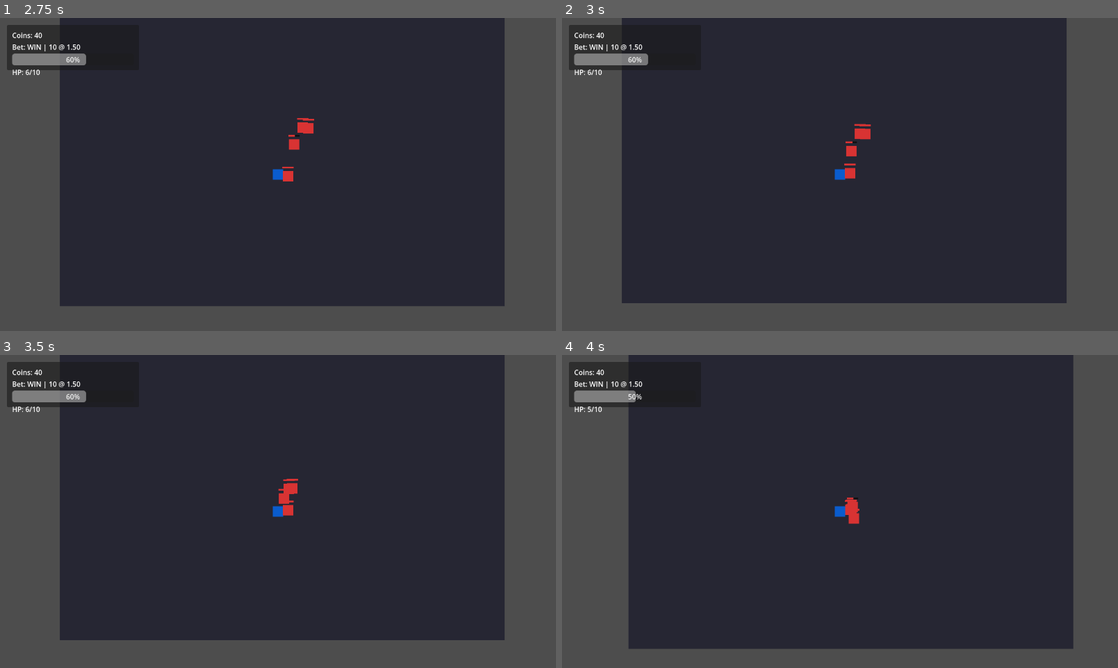
Above: before the commit, frames 1-4 (two rows, left to right).
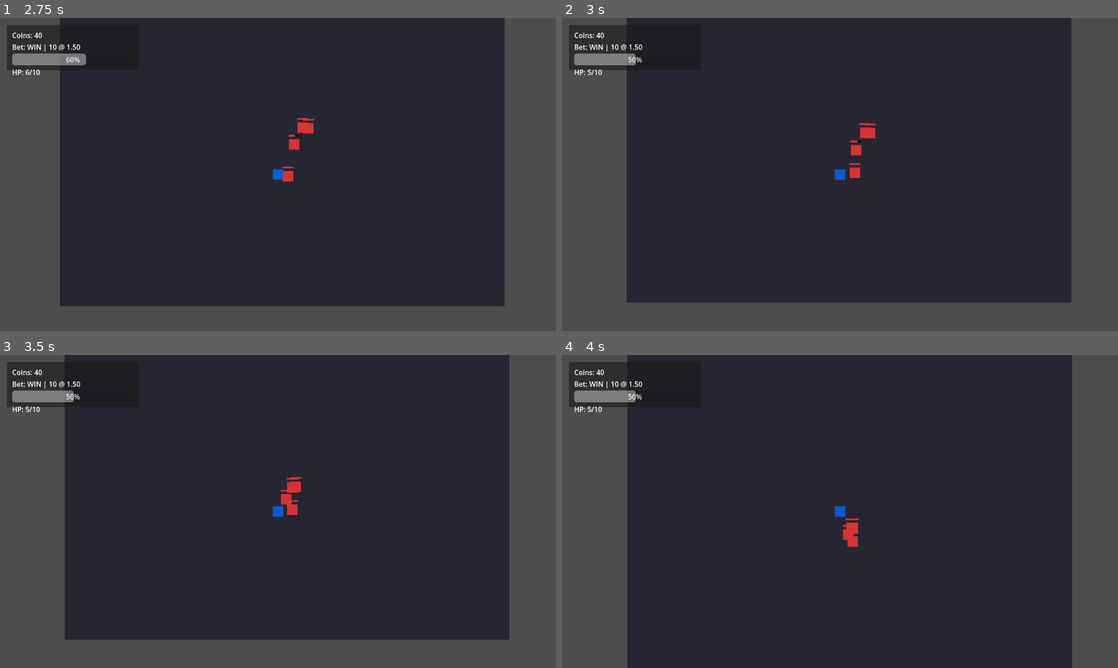
Above: after the commit, the same moments.

Repository: Faratas410/Gallicus-2.0
Game: Godot game, scene res://scenes/Main.tscn
Two runs of this game, one before a commit and one after it. Both use one fixed random seed, a clock stepped at 60 frames per second and the inputs below.
Inputs:
- Up to frame 1 (2.75 s): click "WIN x1.5" at 0.5 s; tap Enter at 1.25 s; hold D (move_right) 1.28-2.03 s; tap K (attack_heavy) at 1.35 s; hold S (move_down) from 2.03 s (still down); tap J (attack_light) at 2.1 s
- Up to frame 2 (3 s): release S (move_down) at 2.78 s; hold D (move_right) from 2.78 s (still down); hold L (block) from 2.78 s (still down)
- Up to frame 3 (3.5 s): keep holding D (move_right); keep holding L (block)
- Up to frame 4 (4 s): release D (move_right) at 3.53 s; release L (block) at 3.53 s; hold W (move_up) from 3.53 s (still down); tap Space (dodge) at 3.6 s

Frame 1 is identical in both runs. In frame 2, 2.0% of the frame differs, in the area x 4-92%, y 0-92%; in frame 3, 1.9%; in frame 4, 5.6%, in the area x 11-92%, y 0-100%.

Commit message:
Set enemy hitbox rectangle size

Diff:
--- a/scripts/entities/enemy_basic.gd
+++ b/scripts/entities/enemy_basic.gd
@@ -46,9 +46,10 @@
 	hitbox_shape.disabled = true
 	if hitbox_shape.shape == null:
 		var s := RectangleShape2D.new()
-		s.size = Vector2(18, 18)
 		hitbox_shape.shape = s
 		print("Enemy hitbox shape auto-created")
+	if hitbox_shape.shape is RectangleShape2D:
+		(hitbox_shape.shape as RectangleShape2D).size = Vector2(28, 28)
 	print("Enemy hitbox shape is null? ", hitbox_shape.shape == null)
 	_ensure_placeholder_sprite()
 	_base_modulate = sprite.modulate
